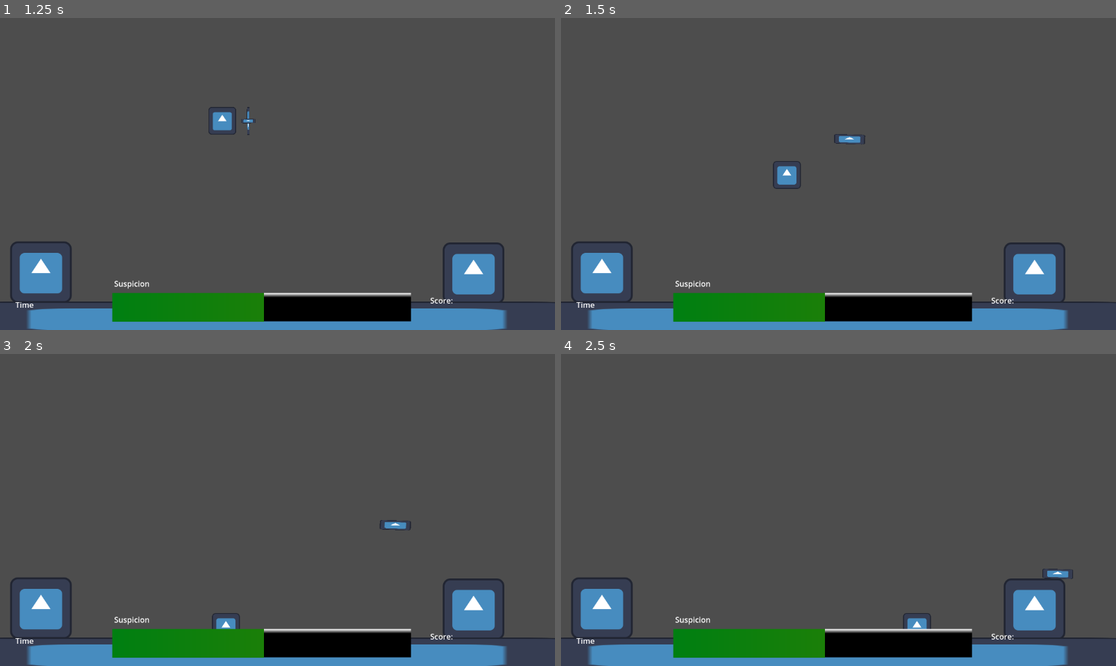
Above: before the commit, frames 1-4 (two rows, left to right).
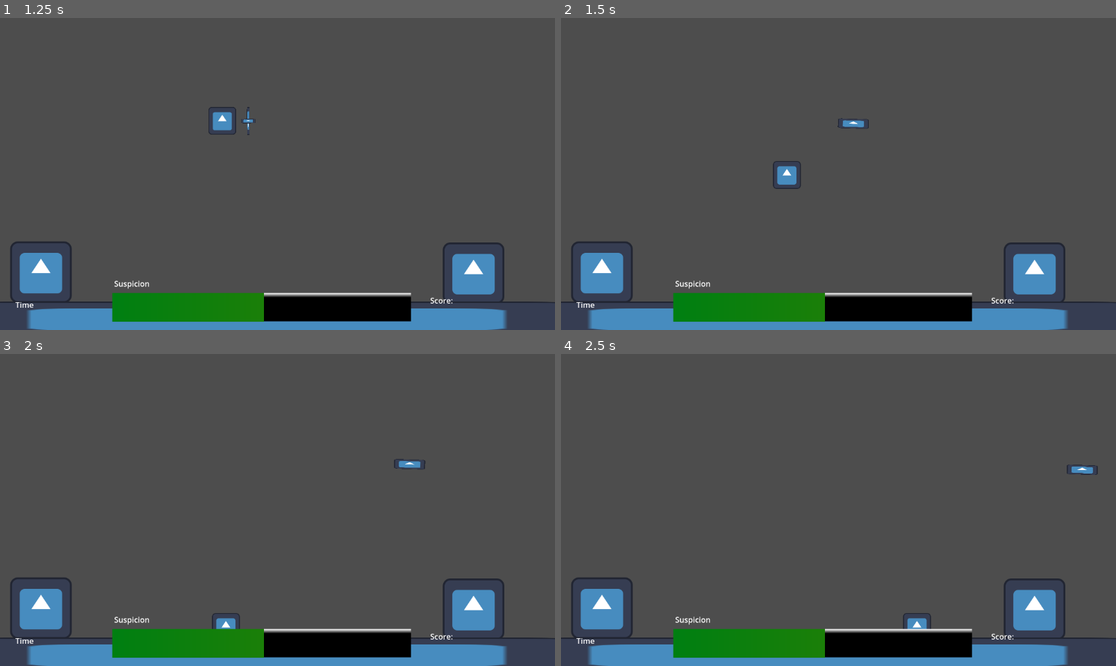
Above: after the commit, the same moments.

Repository: Jose-YP/Melon2023
Game: Godot game, scene res://Scenes/Main.tscn
Two runs of this game, one before a commit and one after it. Both use one fixed random seed, a clock stepped at 60 frames per second and the inputs below. The engine's default icon, where the game draws it, is replaced by a stand-in: a white triangle on a blue panel in a dark square.
Inputs (mouse positions are in pixels of both pictures, inside the frame that each line leads up to):
- Up to frame 1 (1.25 s): tap Enter at 0.5 s; move the mouse to (399, 158) at 0.52 s; press the mouse at (399, 158) at 0.53 s; hold D (Right) from 0.53 s (still down)
- Up to frame 2 (1.5 s): move the mouse to (727, 189) at 1.27 s; release D (Right) at 1.28 s; release the mouse at (727, 189) at 1.28 s; hold S (Down) from 1.28 s (still down); click (727, 189) at 1.35 s
- Up to frame 3 (2 s): keep holding S (Down)
- Up to frame 4 (2.5 s): move the mouse to (894, 441) at 2.02 s; release S (Down) at 2.03 s; press the mouse at (894, 441) at 2.03 s; hold D (Right) from 2.03 s (still down)

Frame 1 is identical in both runs. In frame 2, 0.2% of the frame differs, in the area x 49-56%, y 32-41%; in frame 3, 0.2%, in the area x 68-77%, y 33-57%; in frame 4, 0.2%.

Commit message:
Arrow's shoot in the proper direction

Diff:
--- a/Code/Main.gd
+++ b/Code/Main.gd
@@ -27,8 +27,11 @@
 	#Add back it's position, and rotation
 	arrow.global_position = player.bow.global_position
 	arrow.look_at(aim)
+
 	#Get arrow velocity and shoot
-	arrow.linear_velocity = player.aim.normalized() * player.bowDistance
+	var arrowRotation = arrow.rotation
+	var rotationVector = Vector2(cos(arrowRotation),sin(arrowRotation)) * -1
+	arrow.linear_velocity = rotationVector * player.bowDistance
 	arrow.apply_central_force(arrow.linear_velocity)
 
 	#Reset player things
@@ -40,7 +43,7 @@
 		player.position = target.whisperArea.global_position
 		target.gettingWhispered = true
 
-func _on_test_lover_convinced(target):
+func _on_test_lover_convinced(_target):
 	player.whispering = false
 
 
